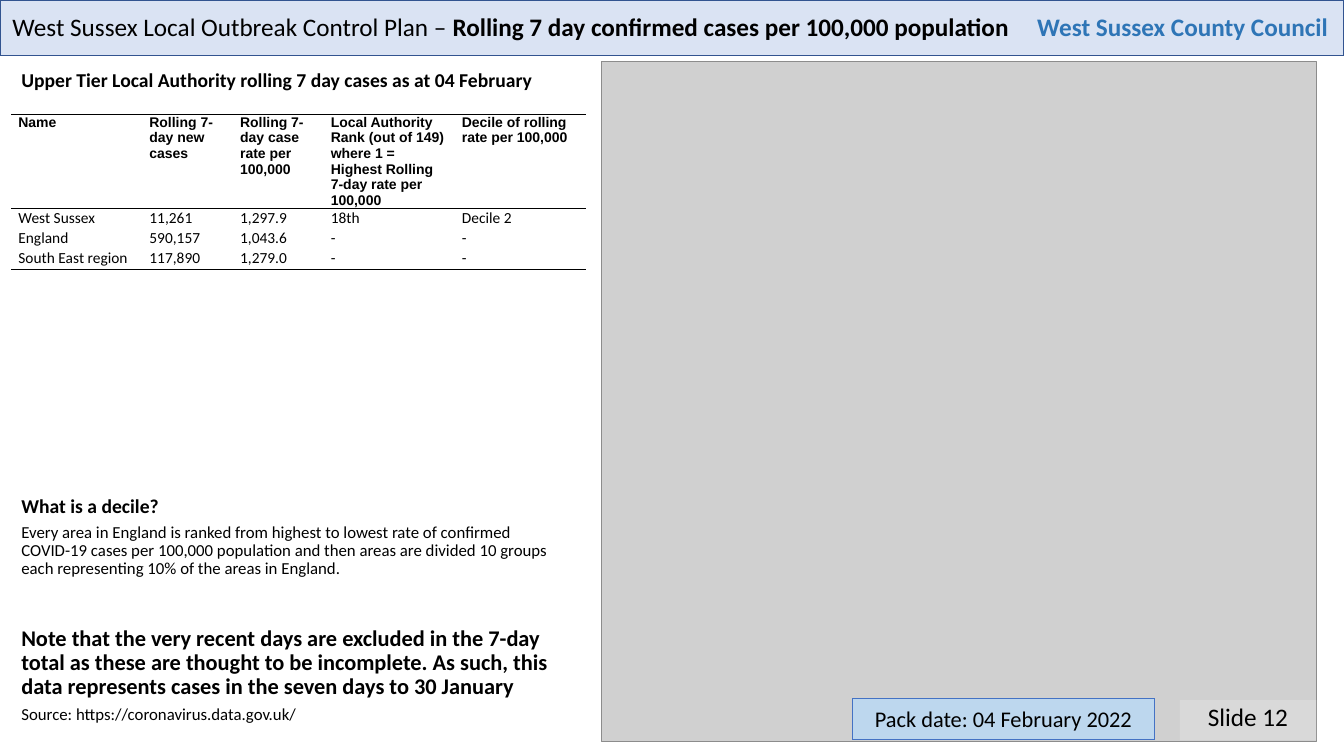
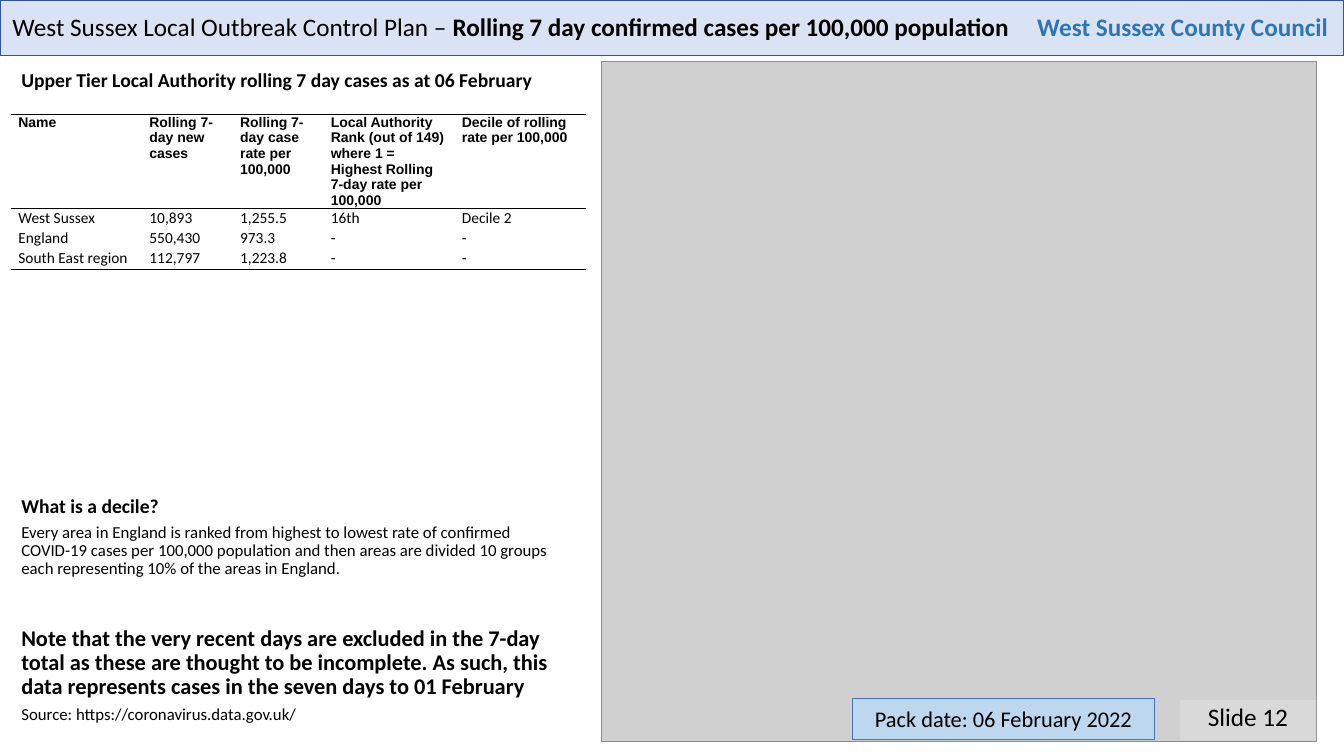
Before and after one commit to psychty/wsx_covid_datapack_public, a slide deck: slide 12 of Latest_West_Sussex_C19_slide_deck.pptx. Drawn at 1344x756 pixels with LibreOffice and Linux fonts; fonts in the diff are those of the drawing; grey boxes stand for pictures. Boxes give left, top, right and bottom in pixels: in the first picture for what was removed or moved away, otherwise in the second. Text is boxed around its words. In the diff, an @@ line names an element or a change of style, - is before the commit and + after.

```diff
--- a/Latest_West_Sussex_C19_slide_deck.pptx
+++ b/Latest_West_Sussex_C19_slide_deck.pptx
@@ text at bbox=[21, 73, 532, 91]: text changed @@
-Upper Tier Local Authority rolling 7 day cases as at 04 February
+Upper Tier Local Authority rolling 7 day cases as at 06 February
@@ table at bbox=[11, 115, 586, 394] @@
-row 2: West Sussex | 11,261 | 1,297.9 | 18th | Decile 2
+row 2: West Sussex | 10,893 | 1,255.5 | 16th | Decile 2
-row 3, column 2: 590,157
+row 3, column 2: 550,430
-row 3, column 3: 1,043.6
+row 3, column 3: 973.3
-row 4, column 2: 117,890
+row 4, column 2: 112,797
-row 4, column 3: 1,279.0
+row 4, column 3: 1,223.8
@@ text at bbox=[21, 630, 547, 698]: text changed @@
-Note that the very recent days are excluded in the 7-day total as these are thought to be incomplete. As such, this data represents cases in the seven days to 30 January
+Note that the very recent days are excluded in the 7-day total as these are thought to be incomplete. As such, this data represents cases in the seven days to 01 February
@@ text in rectangle at bbox=[875, 711, 1132, 731]: text changed @@
-Pack date: 04 February 2022
+Pack date: 06 February 2022
```
Also in this commit, not shown: 21 other slides changed, 59 other files.
